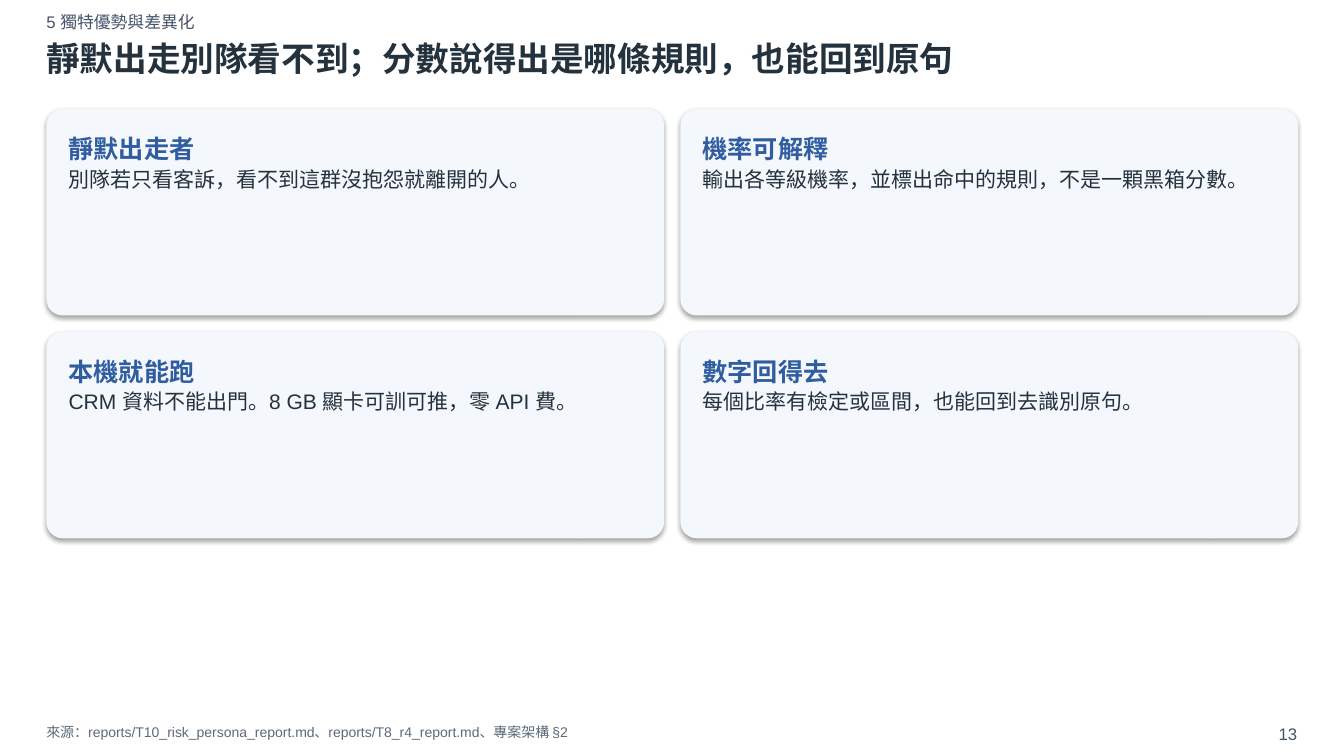
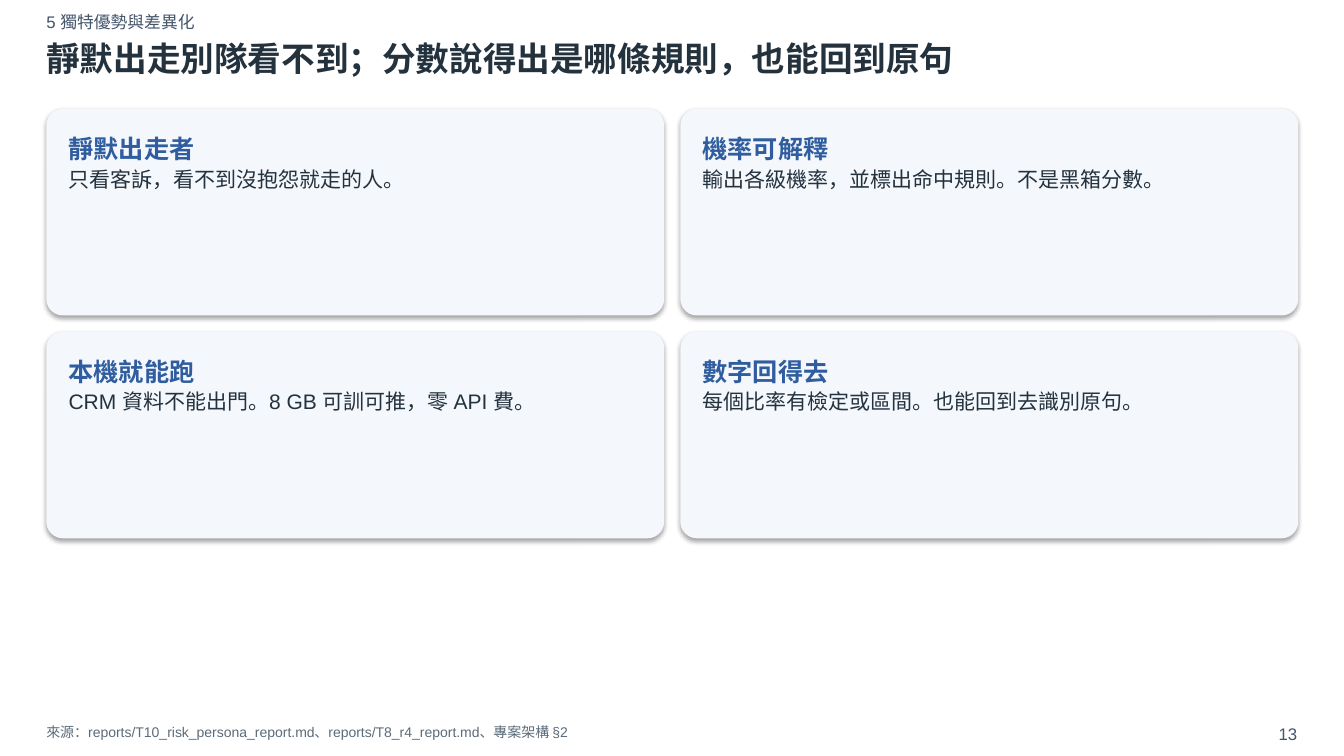
Before and after one commit to xxx789666/hotai-ai-hackathon-lexus, a slide deck: slide 13 of deck/初賽簡報_v0.pptx. Drawn at 1344x756 pixels with LibreOffice and Linux fonts; fonts in the diff are those of the drawing. Boxes give left, top, right and bottom in pixels: in the first picture for what was removed or moved away, otherwise in the second. Text is boxed around its words. In the diff, an @@ line names an element or a change of style, - is before the commit and + after.

```diff
--- a/deck/初賽簡報_v0.pptx
+++ b/deck/初賽簡報_v0.pptx
@@ text at [69, 169, 405, 189]: text changed @@
-別隊若只看客訴，看不到這群沒抱怨就離開的人。
+只看客訴，看不到沒抱怨就走的人。
@@ text at [703, 169, 1165, 189]: text changed @@
-輸出各等級機率，並標出命中的規則，不是一顆黑箱分數。
+輸出各級機率，並標出命中規則。不是黑箱分數。
@@ text at [69, 391, 535, 411]: text changed @@
-CRM 資料不能出門。8 GB 顯卡可訓可推，零 API 費。
+CRM 資料不能出門。8 GB 可訓可推，零 API 費。
@@ text at [703, 391, 1144, 411]: text changed @@
-每個比率有檢定或區間，也能回到去識別原句。
+每個比率有檢定或區間。也能回到去識別原句。
```
Also in this commit, not shown: 5 other slides changed, 1 slide added, 14 other files.
